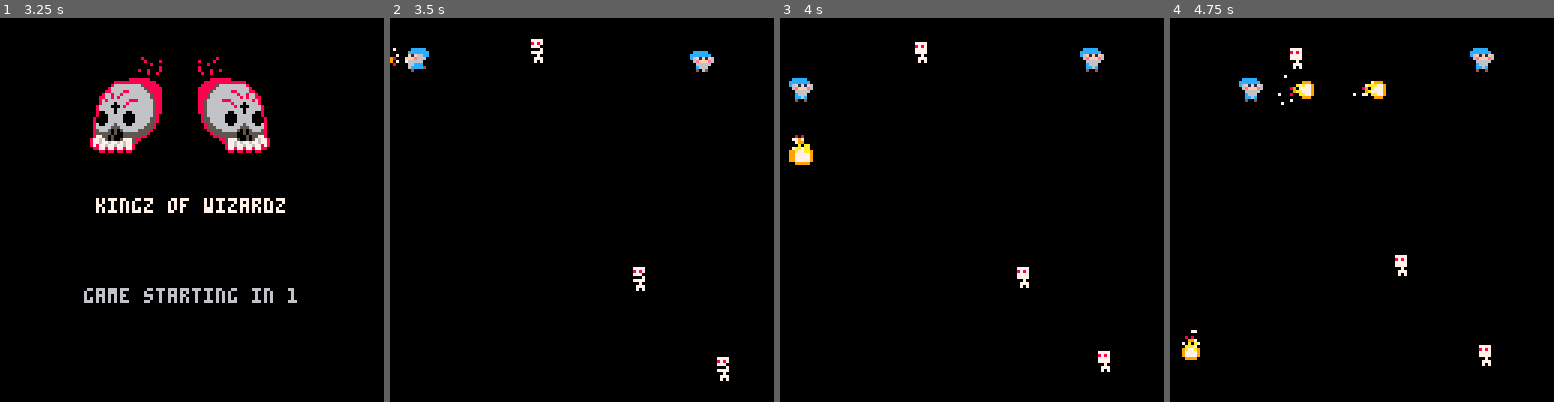
Above: before the commit, frames 1-4 (left to right).
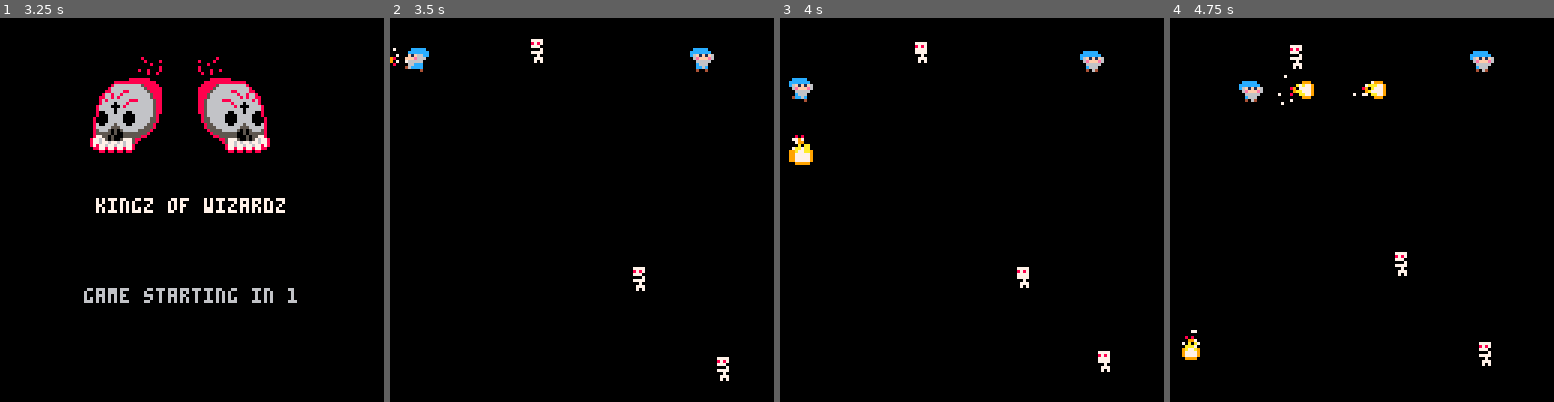
Above: after the commit, the same moments.

Repository: ravertass/wizardkingz
Game: PICO-8 cartridge wizardz.p8
Two runs of this game, one before a commit and one after it. Both use one fixed random seed, a clock stepped at 60 frames per second and the inputs below.
Inputs:
- Up to frame 1 (3.25 s): tap X (X key) at 0.33, 1.07, 1.85, 2.97 s; tap O (Z key) at 0.7, 1.7, 2.1, 2.5, 2.9 s; hold Right 1.6-2.1 s; hold Up 2.15-2.42 s; hold Right 2.47-3.03 s; hold Left from 3.08 s (still down)
- Up to frame 2 (3.5 s): keep holding Left; tap O (Z key) at 3.3 s
- Up to frame 3 (4 s): release Left at 3.58 s; hold Down 3.63-3.97 s; tap O (Z key) at 3.7 s
- Up to frame 4 (4.75 s): hold Right 4.02-4.68 s; tap X (X key) at 4.08 s; tap O (Z key) at 4.1, 4.5 s; hold Up from 4.73 s (still down)

Frame 1 is identical in both runs. In frame 2, 0.2% of the frame differs, in the area x 3-85%, y 7-15%; in frame 3, 0.2%; in frame 4, 0.6%, in the area x 17-85%, y 7-88%.

Commit message:
Made the animations chiller

Diff:
--- a/wizardz.p8
+++ b/wizardz.p8
@@ -24,6 +24,8 @@
 pl1_run_side = {045, 046}
 pl1_run_up = {029, 030}
 pl1_idle = {011, 012}
+
+anim_count = 0
 
 ---- init ----
 local timers = {}
@@ -133,6 +135,7 @@
   end
   ---- gamescreen ----
   if mode == 1 then
+    count()
     update_player(pl1)
     update_player(pl2)
     foreach(skeltals, update_entity)
@@ -151,6 +154,13 @@
       startscreen_game_init = false
     end
   )
+end
+
+function count()
+  anim_count += 1
+  if anim_count == 30 then
+    anim_count = 0
+  end
 end
 
 function update_player(pl)
@@ -353,10 +363,12 @@
 end
 
 function skeltal_chew(e)
-  if e.spr == skeltal_sprs[1] then
-    e.spr = skeltal_sprs[2]
-  else
-    e.spr = skeltal_sprs[1]
+  if anim_count % 2 == 0 then
+    if e.spr == skeltal_sprs[1] then
+     e.spr = skeltal_sprs[2]
+    else
+      e.spr = skeltal_sprs[1]
+    end
   end
 end
 
@@ -397,16 +409,26 @@
 function draw_player(e)
   flip_pl = false
   if e.vel.x == 0 and e.vel.y == 0 then
-    animate_player(e, pl1_idle)
+    if anim_count % 6 == 0 then
+      animate_player(e, pl1_idle)
+    end
   elseif e.vel.x > 0 then
-    animate_player(e, pl1_run_side)
+    if anim_count % 2 == 0 then
+      animate_player(e, pl1_run_side)
+    end
   elseif e.vel.x < 0 then
     flip_pl = true
-    animate_player(e, pl1_run_side)
+    if anim_count % 2 == 0 then
+      animate_player(e, pl1_run_side)
+    end
   elseif e.vel.y > 0 then
-    animate_player(e, pl1_run_down)
+    if anim_count % 2 == 0 then
+      animate_player(e, pl1_run_down)
+    end
   elseif e.vel.y < 0 then
-    animate_player(e, pl1_run_up)
+    if anim_count % 2 == 0 then
+      animate_player(e, pl1_run_up)
+    end
   else
     e.spr = 001
   end
